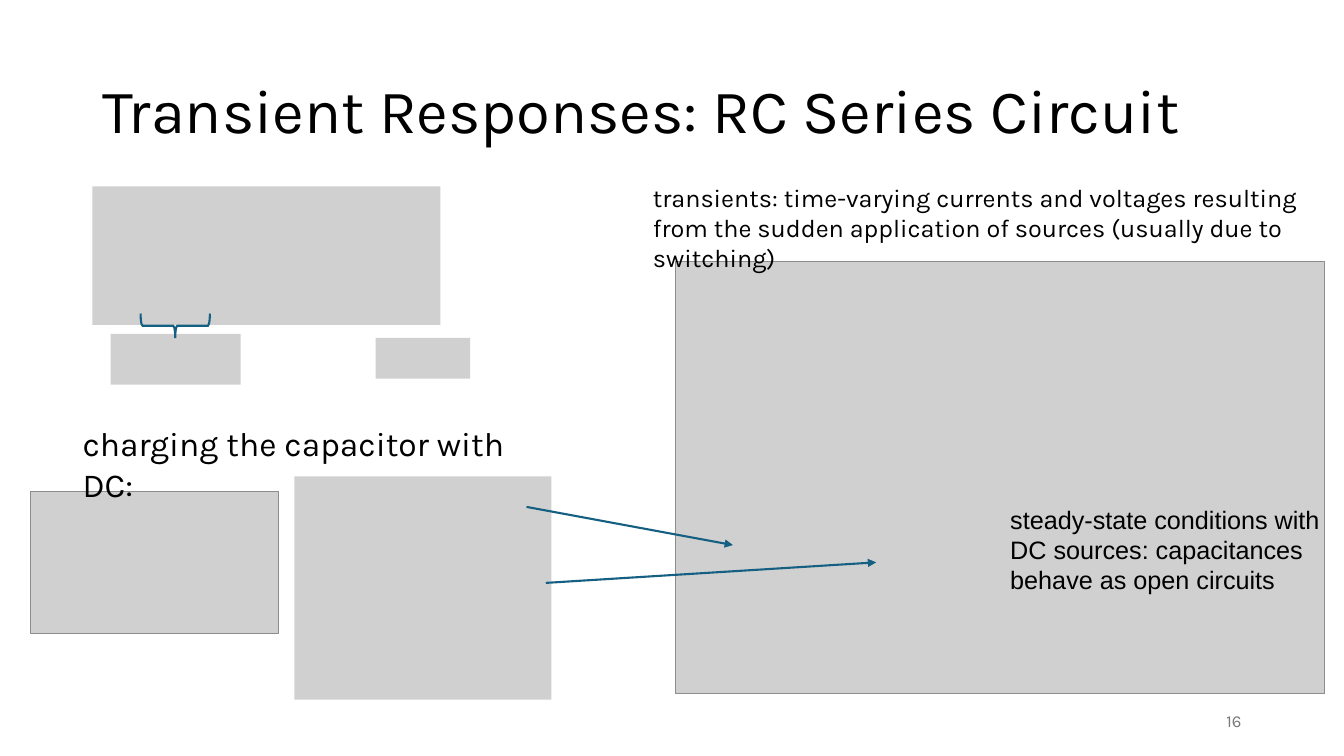
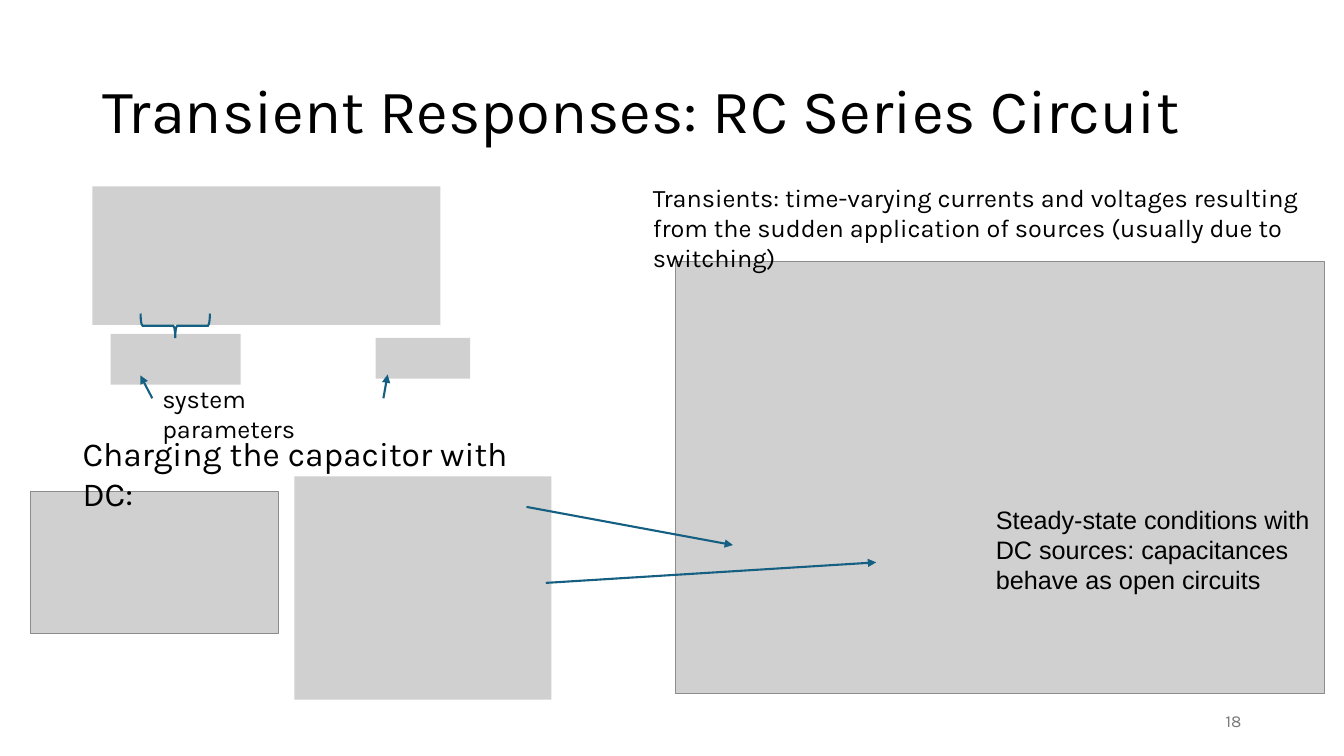
Before and after one commit to FelixWick/control_engineering, a slide deck: slide 18 of slides/1_systems.pptx (slide 16 before the commit). Drawn at 1344x756 pixels with LibreOffice and Linux fonts; fonts in the diff are those of the drawing; grey boxes stand for pictures. Boxes give left, top, right and bottom in pixels: in the first picture for what was removed or moved away, otherwise in the second. Text is boxed around its words. In the diff, an @@ line names an element or a change of style, - is before the commit and + after.

```diff
--- a/slides/1_systems.pptx
+++ b/slides/1_systems.pptx
@@ text at (653,189,1298,244): text changed @@
-transients: time-varying currents and voltages resulting from the sudden application of sources (usually due to switching)
+Transients: time-varying currents and voltages resulting from the sudden application of sources (usually due to switching)
@@ arrow added from (152, 398) to (140, 375), #156082 1.5 pt @@
@@ arrow added from (383, 398) to (388, 375), #156082 1.5 pt @@
@@ text added at (162,392,295,444), 18 pt, text #000000 @@
+system parameters
@@ text at (83,436,507,507): text changed @@
-charging the capacitor with DC:
+Charging the capacitor with DC:
@@ text at (996,510,1309,595): text changed @@
-steady-state conditions with DC sources: capacitances behave as open circuits
+Steady-state conditions with DC sources: capacitances behave as open circuits
```
Also in this commit, not shown: 4 other slides changed, 5 slides added.
